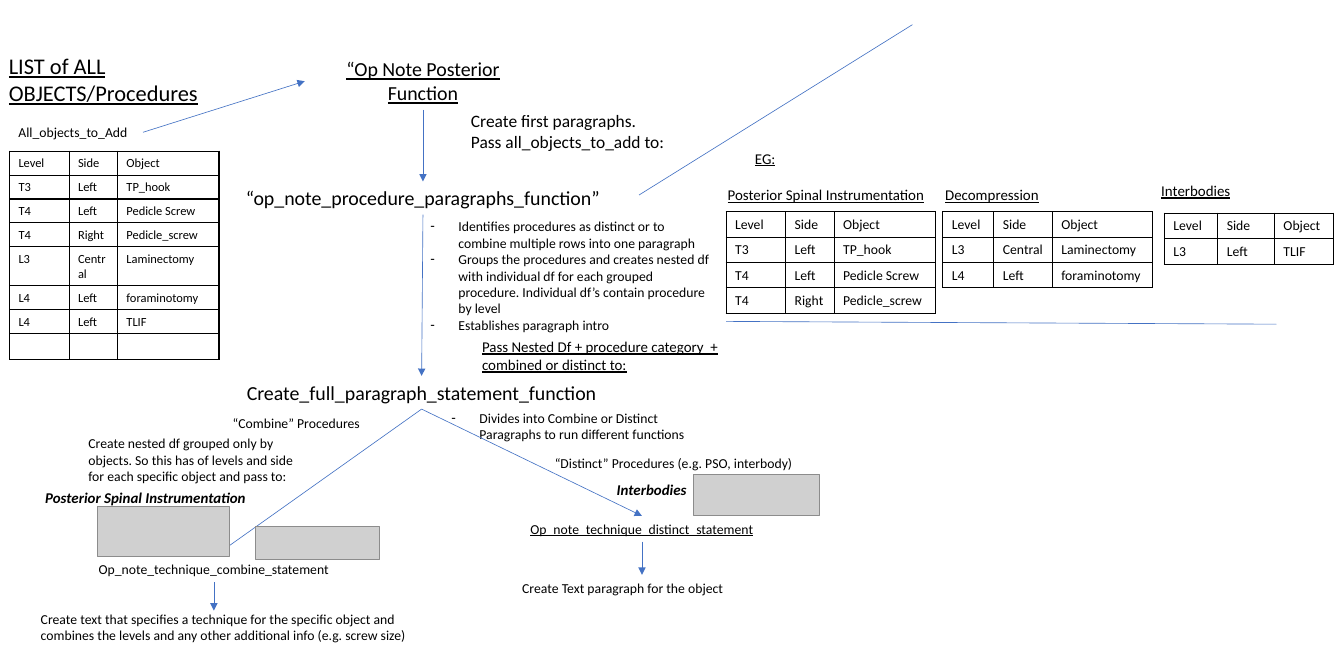
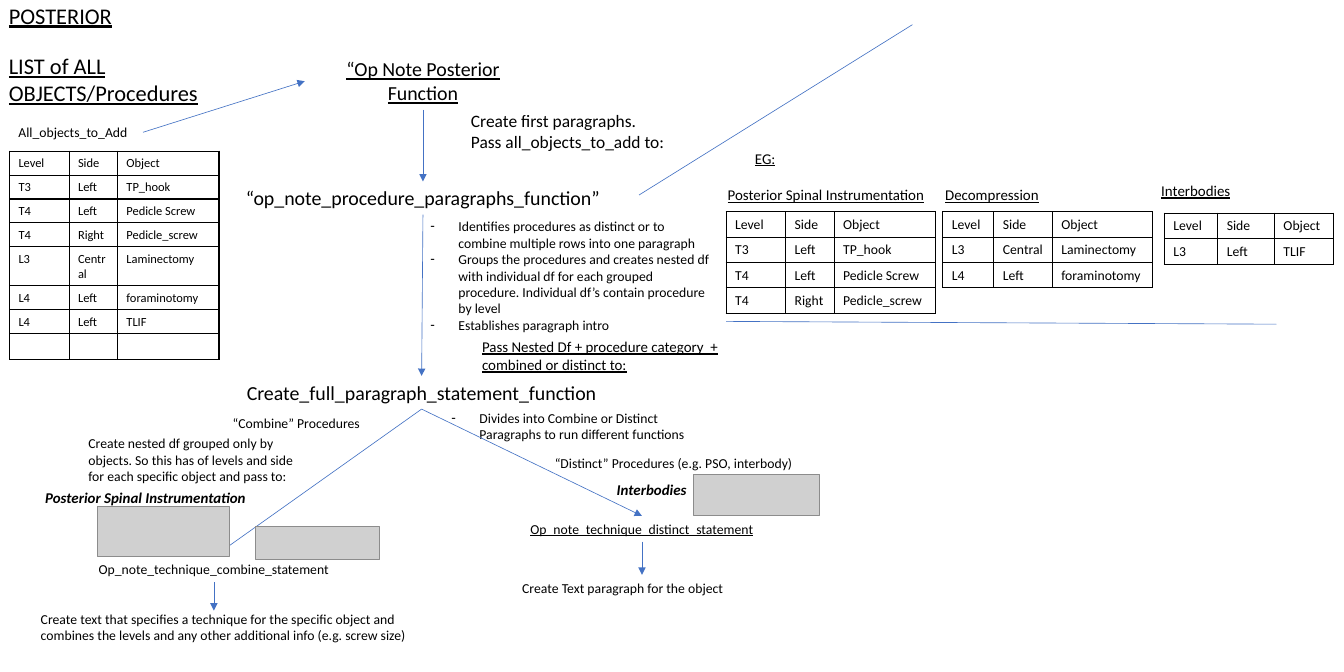
Before and after one commit to jeffhills/shiny_spine_logging, a slide deck: slide 1 of op_note_function_diagram.pptx. Drawn at 1344x672 pixels with LibreOffice and Linux fonts; fonts in the diff are those of the drawing; grey boxes stand for pictures. Boxes give left, top, right and bottom in pixels: in the first picture for what was removed or moved away, otherwise in the second. Text is boxed around its words. In the diff, an @@ line names an element or a change of style, - is before the commit and + after.

```diff
--- a/op_note_function_diagram.pptx
+++ b/op_note_function_diagram.pptx
@@ text added at <box>9,9,112,28</box>, 18 pt, text #000000, underline @@
+POSTERIOR
```
Also in this commit, not shown: 1 slide added, 3 other files.
